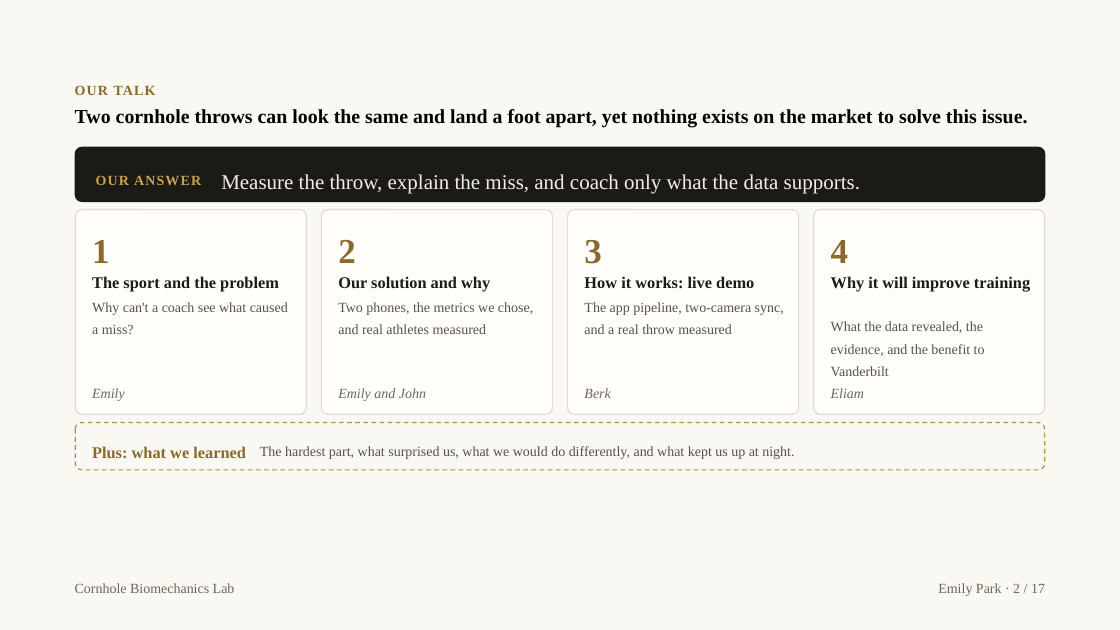
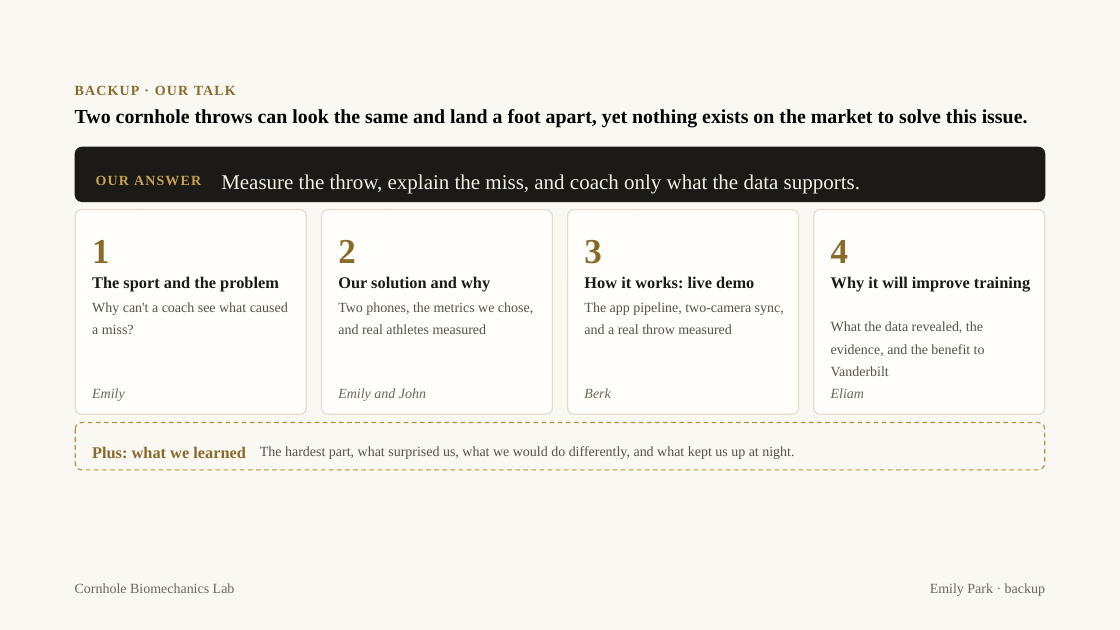
Before and after one commit to Berkonas/CornHoleBiomech, a slide deck: slide 13 of docs/presentation/Cornhole Biomechanics Lab - Final.pptx (slide 2 before the commit). Drawn at 1120x630 pixels with LibreOffice and Linux fonts; fonts in the diff are those of the drawing. Boxes give left, top, right and bottom in pixels: in the first picture for what was removed or moved away, otherwise in the second. Text is boxed around its words. In the diff, an @@ line names an element or a change of style, - is before the commit and + after.

```diff
--- a/docs/presentation/Cornhole Biomechanics Lab - Final.pptx
+++ b/docs/presentation/Cornhole Biomechanics Lab - Final.pptx
@@ text at (75, 85, 236, 95): text changed @@
-OUR TALK
+BACKUP · OUR TALK
@@ text at (930, 583, 1045, 596): text changed @@
-Emily Park · 2 / 17
+Emily Park · backup
```
Also in this commit, not shown: 15 other slides changed, 3 slides added, 14 other files.
